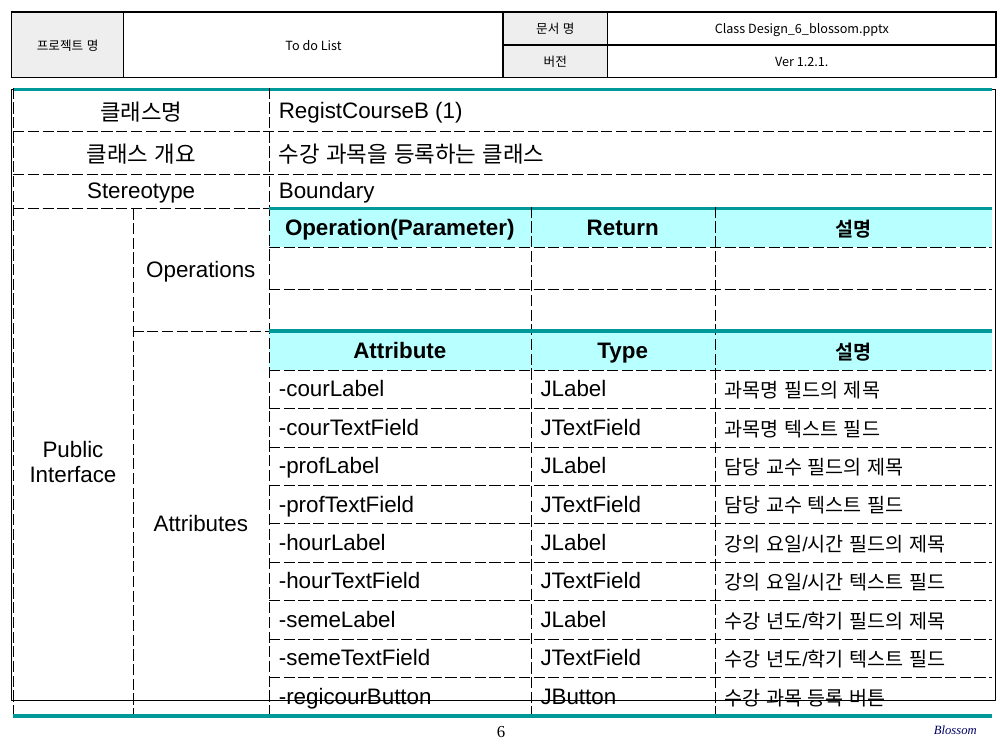
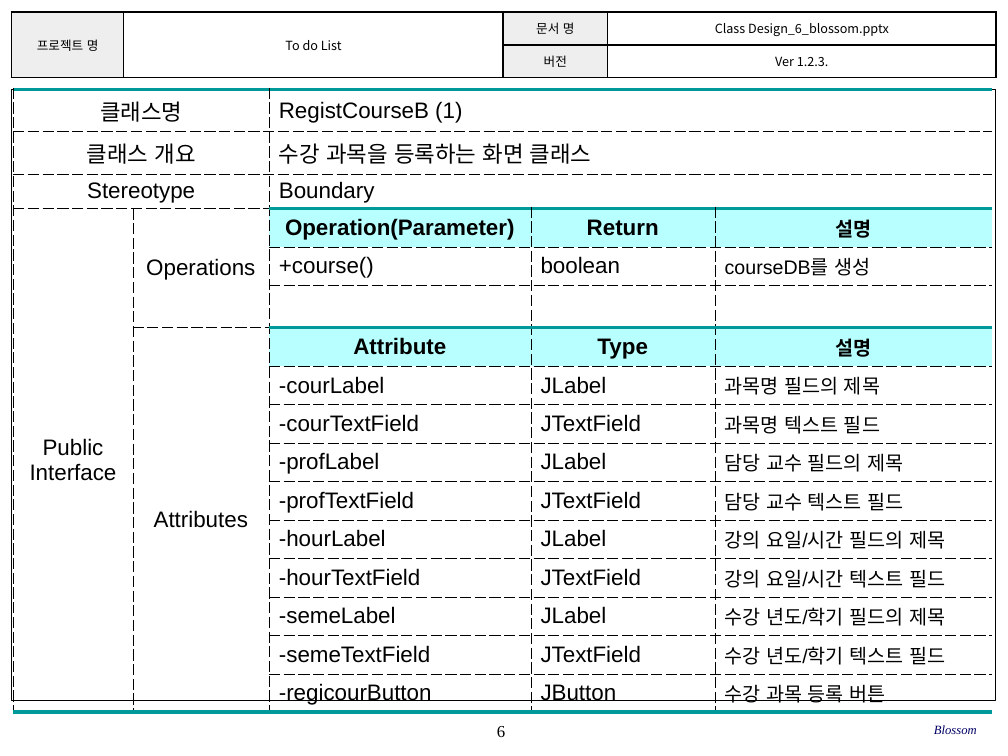
Before and after one commit to SE-admin/SE2017_6_blossom, a slide deck: slide 6 of doc/3_ 설계서/Class Design_6_blossom.pptx. Drawn at 1008x756 pixels with LibreOffice and Linux fonts; fonts in the diff are those of the drawing; background and template pictures are left out. Boxes give left, top, right and bottom in pixels: in the first picture for what was removed or moved away, otherwise in the second. Text is boxed around its words. In the diff, an @@ line names an element or a change of style, - is before the commit and + after.

Commit message:
2017 - 05 - 26	Ver 1.2.3.	Boundary 클래스 개요 및 Operations 수정	임현

```diff
--- a/doc/3_ 설계서/Class Design_6_blossom.pptx
+++ b/doc/3_ 설계서/Class Design_6_blossom.pptx
@@ table at <box>11,12,996,78</box> @@
-row 2, column 4: Ver 1.2.1.
+row 2, column 4: Ver 1.2.3.
@@ table at <box>13,90,992,709</box> @@
-row 2, column 3: 수강 과목을 등록하는 클래스
+row 2, column 3: 수강 과목을 등록하는 화면 클래스
-row 5:  |  |  |  | 
+row 5:  |  | +course() | boolean | courseDB를 생성
```
Also in this commit, not shown: 23 other slides changed.
